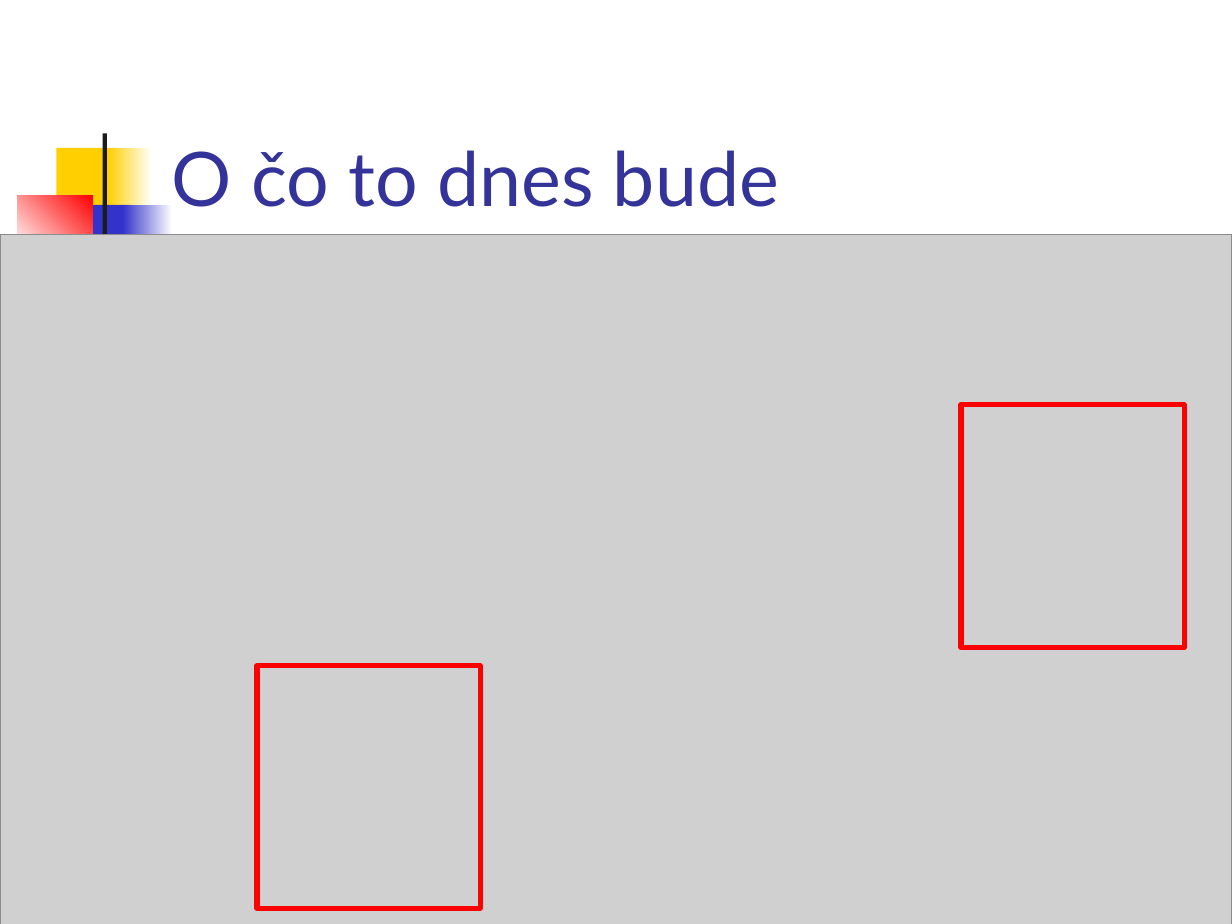
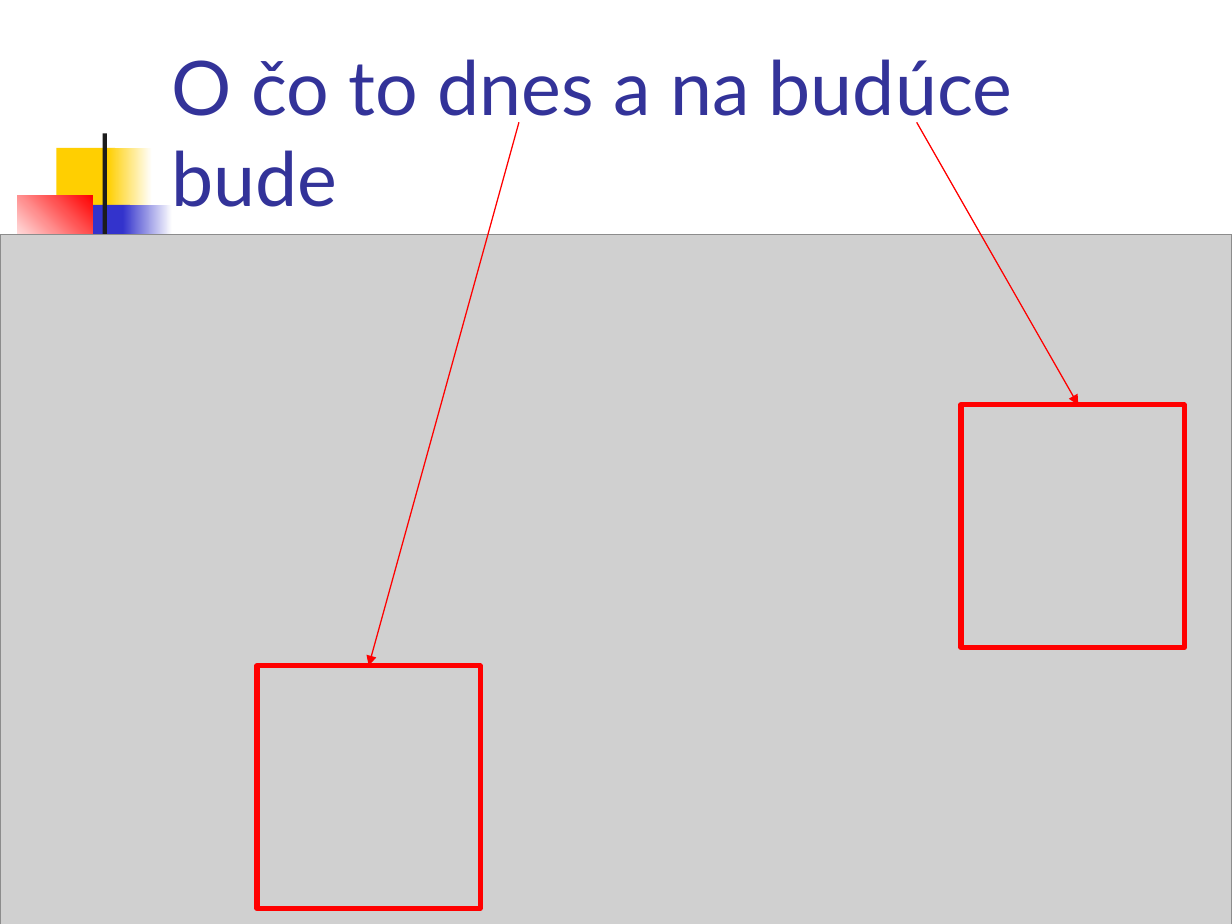
Before and after one commit to vmandro/Prednasky, a slide deck: slide 3 of 06/06_Android.ppt. Drawn at 1232x924 pixels with LibreOffice and Linux fonts; fonts in the diff are those of the drawing; grey boxes stand for pictures. Boxes give left, top, right and bottom in pixels: in the first picture for what was removed or moved away, otherwise in the second. Text is boxed around its words. In the diff, an @@ line names an element or a change of style, - is before the commit and + after.

```diff
--- a/06/06_Android.ppt
+++ b/06/06_Android.ppt
@@ title at (172, 59, 1013, 207): text changed @@
-O čo to dnes bude
+O čo to dnes a na budúce bude
@@ arrow added from (519, 122) to (368, 665), #FF0000 0.74 pt @@
@@ arrow added from (917, 122) to (1078, 405), #FF0000 0.74 pt @@
```
Also in this commit, not shown: 21 other slides changed, 1 slide added, 1 other file.
